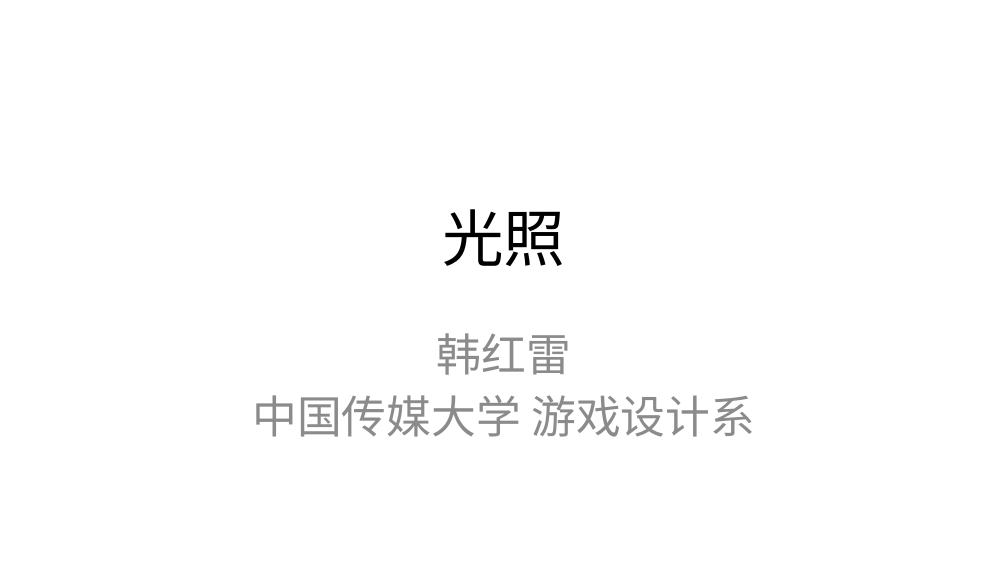
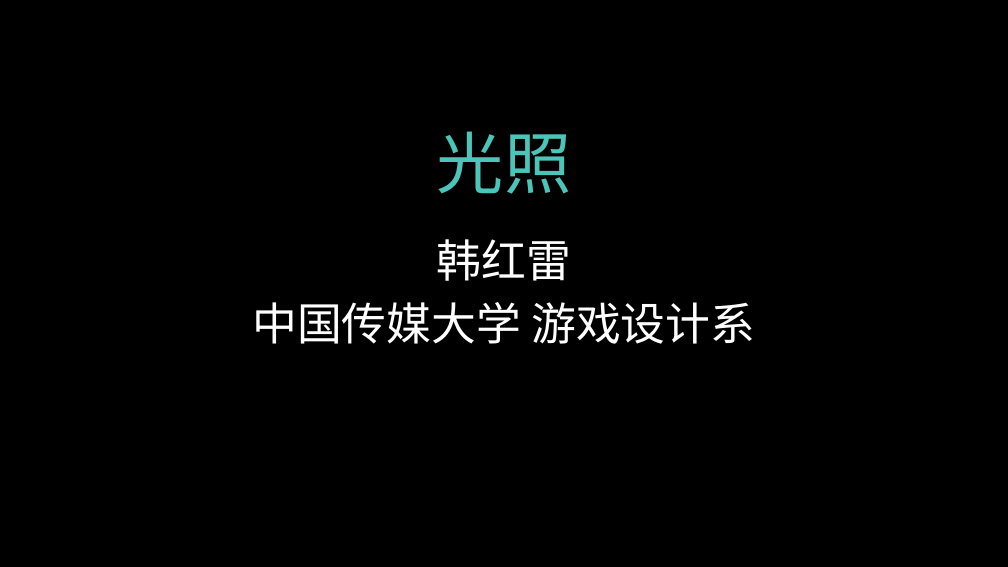
Before and after one commit to hanhonglei/Course_GameEngine, a slide deck: slide 1 of Slides/Principle/4 光照/4 光照.pptx. Drawn at 1008x567 pixels with LibreOffice and Linux fonts; fonts in the diff are those of the drawing; background and template pictures are left out. Boxes give left, top, right and bottom in pixels: in the first picture for what was removed or moved away, otherwise in the second. Text is boxed around its words. In the diff, an @@ line names an element or a change of style, - is before the commit and + after.

```diff
--- a/Slides/Principle/4 光照/4 光照.pptx
+++ b/Slides/Principle/4 光照/4 光照.pptx
@@ background #FFFFFF to picture (left out) @@
@@ title "光照": place and size @@
-title "光照" at bbox=[442, 209, 565, 266]
+title "光照" at bbox=[436, 131, 571, 194]
@@ title "光照" at bbox=[436, 131, 571, 194]: size 44 to 48 pt, font Calibri to Arial, text colour #000000 to #4BC5B9, letter spacing 0 to 0.5 pt @@
@@ subtitle "韩红雷": place and size @@
-subtitle "韩红雷" at bbox=[252, 333, 755, 437]
+subtitle "韩红雷" at bbox=[252, 239, 755, 344]
@@ subtitle "韩红雷" at bbox=[252, 239, 755, 344]: font Calibri to Times New Roman, text colour #8C8C8C to #FFFFFF @@
```
Also in this commit, not shown: 1 other slide changed, 33 slides added, 1 other file.
